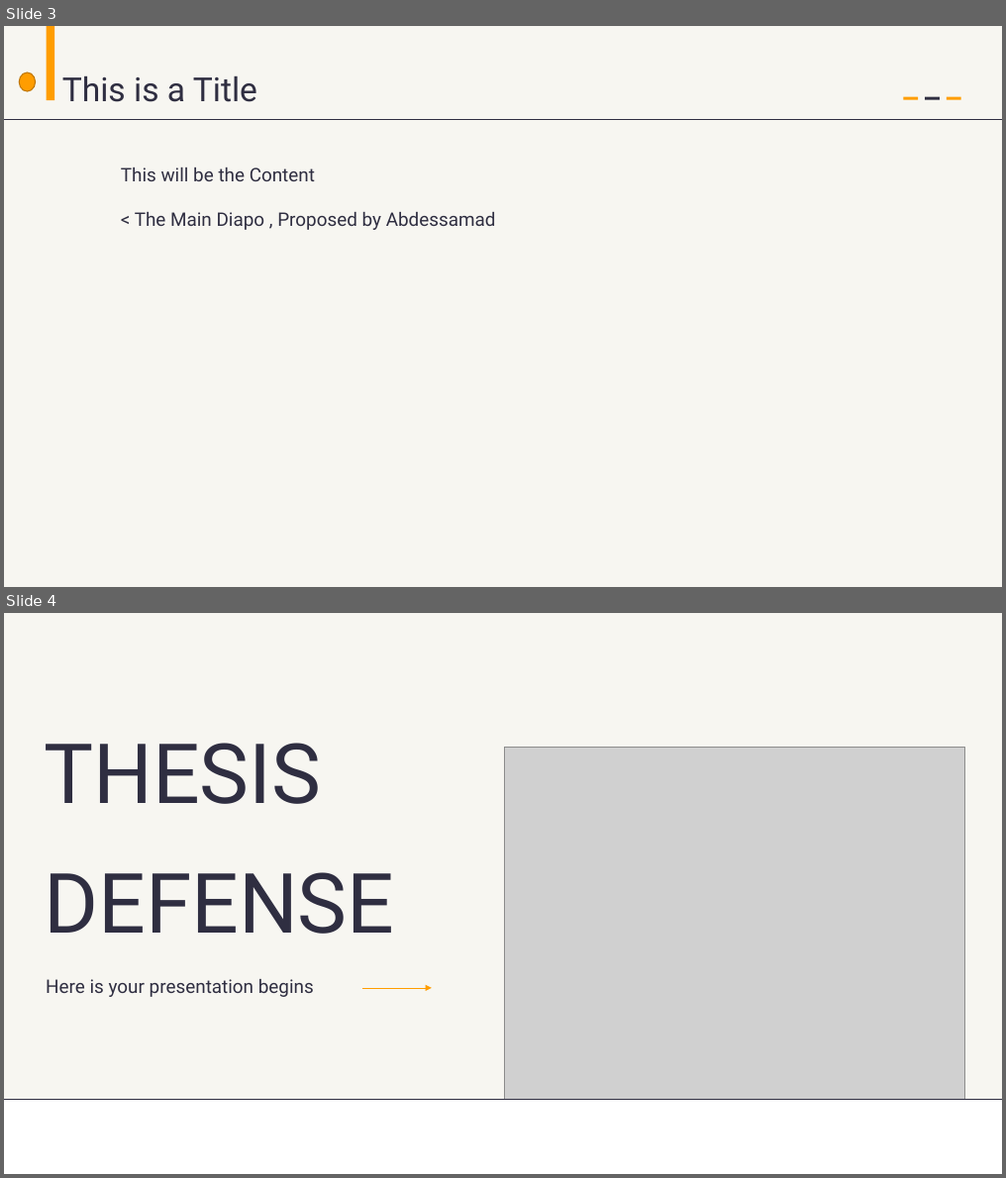
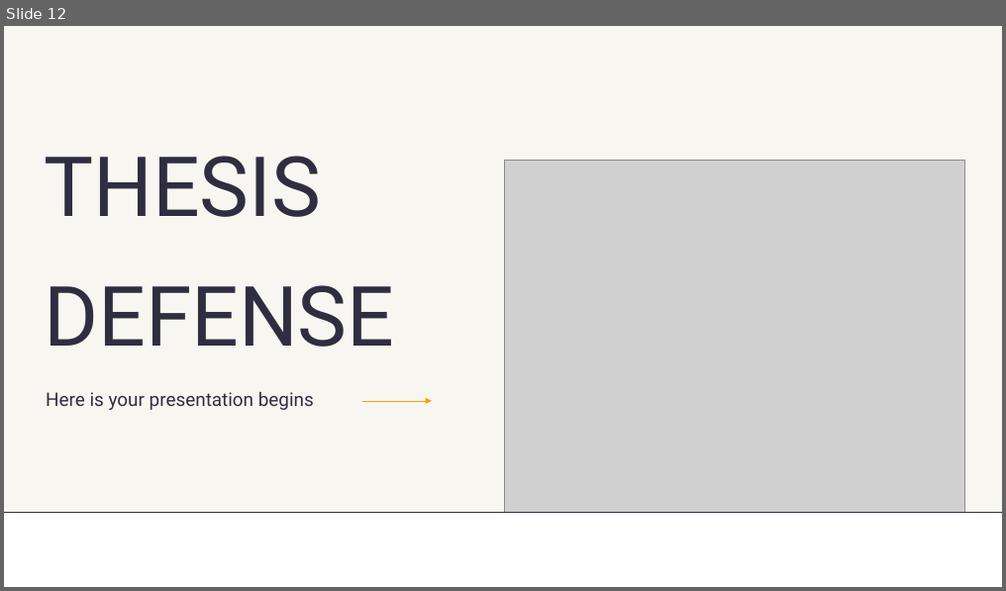
Before and after one commit to AbdessamadAbdaoui/Presentation_Git, a slide deck: presentation_Git.pptx. Shown one above the other, each under a label of ours: slides 3 and 4 before the commit, slide 12 after it. The pictures are 1006x1178 and 1006x591 pixels, drawn with LibreOffice and Linux fonts; fonts in the diff are those of the drawing; grey boxes stand for pictures. Boxes give left, top, right and bottom in pixels: in the first picture for what was removed or moved away, otherwise in the second. Text is boxed around its words. In the diff, an @@ line names an element or a change of style, - is before the commit and + after.

```diff
--- a/presentation_Git.pptx
+++ b/presentation_Git.pptx
@@ slide 3 removed at (4, 26, 1002, 587), background #F7F6F1 @@
@@ rectangle removed at (46, 26, 54, 100) @@
@@ ellipse removed at (19, 73, 36, 91) @@
@@ text removed at (62, 76, 257, 102) @@
-This is a Title
@@ rectangle removed at (903, 97, 918, 100) @@
@@ rectangle removed at (925, 97, 940, 100) @@
@@ rectangle removed at (946, 97, 961, 100) @@
@@ line removed from (4, 120) to (1002, 120) @@
@@ text removed at (121, 168, 496, 230) @@
-This will be the Content
-< The Main Diapo , Proposed by Abdessamad
@@ what was slide 4 is now slide 12 @@
```
Also in this commit, not shown: 3 slides changed, 8 slides added.
